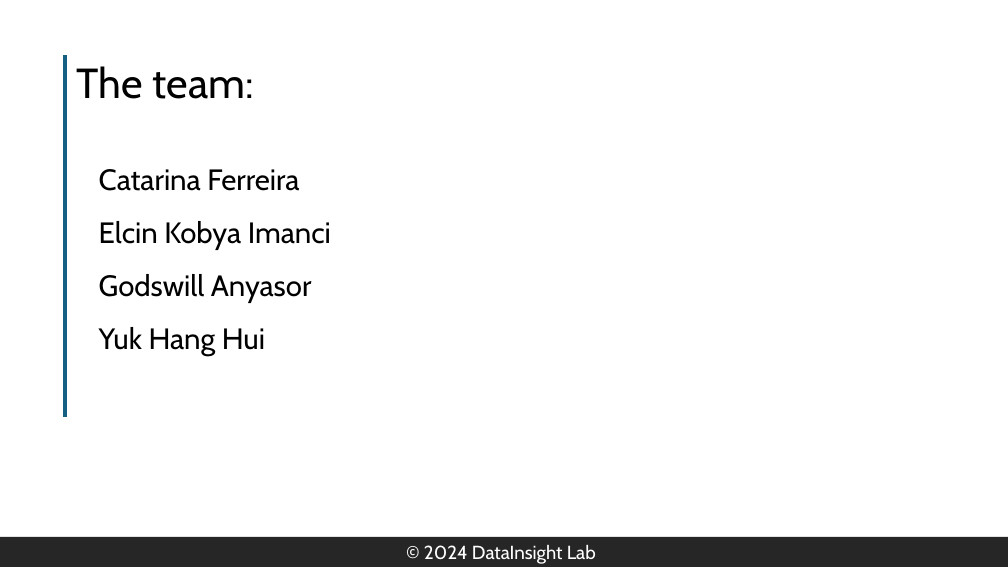
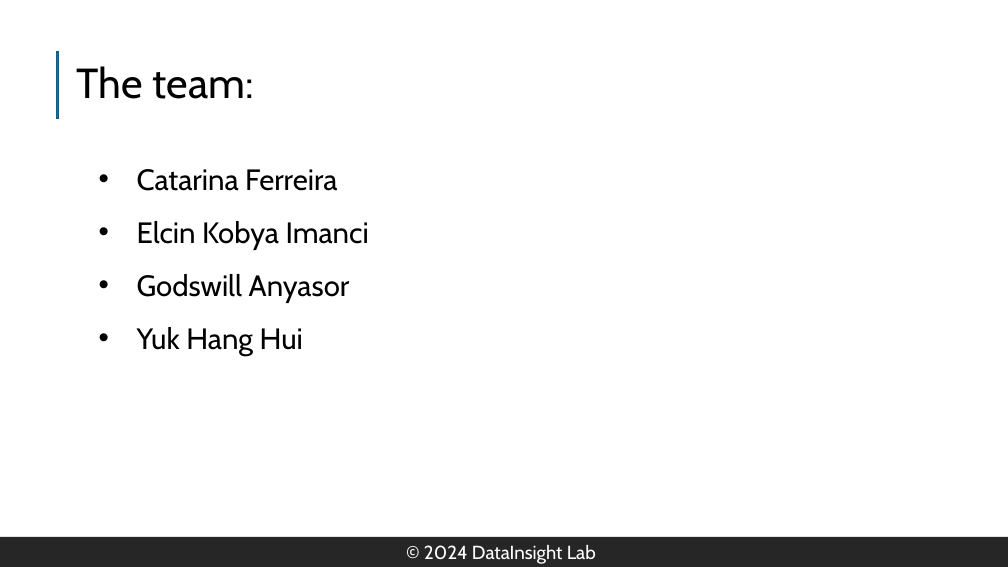
Before and after one commit to catisf/jobs-in-data, a slide deck: slide 2 of project3_group2.pptx. Drawn at 1008x567 pixels with LibreOffice and Linux fonts; fonts in the diff are those of the drawing. Boxes give left, top, right and bottom in pixels: in the first picture for what was removed or moved away, otherwise in the second. Text is boxed around its words. In the diff, an @@ line names an element or a change of style, - is before the commit and + after.

```diff
--- a/project3_group2.pptx
+++ b/project3_group2.pptx
@@ math minus: place and size @@
-math minus at [61, 0, 70, 481]
+math minus at [53, 40, 61, 130]
@@ text "Catarina Ferreira" at [137, 169, 369, 356]: bullet none to • @@
```
Also in this commit, not shown: 1 other slide changed, 5 other files.
